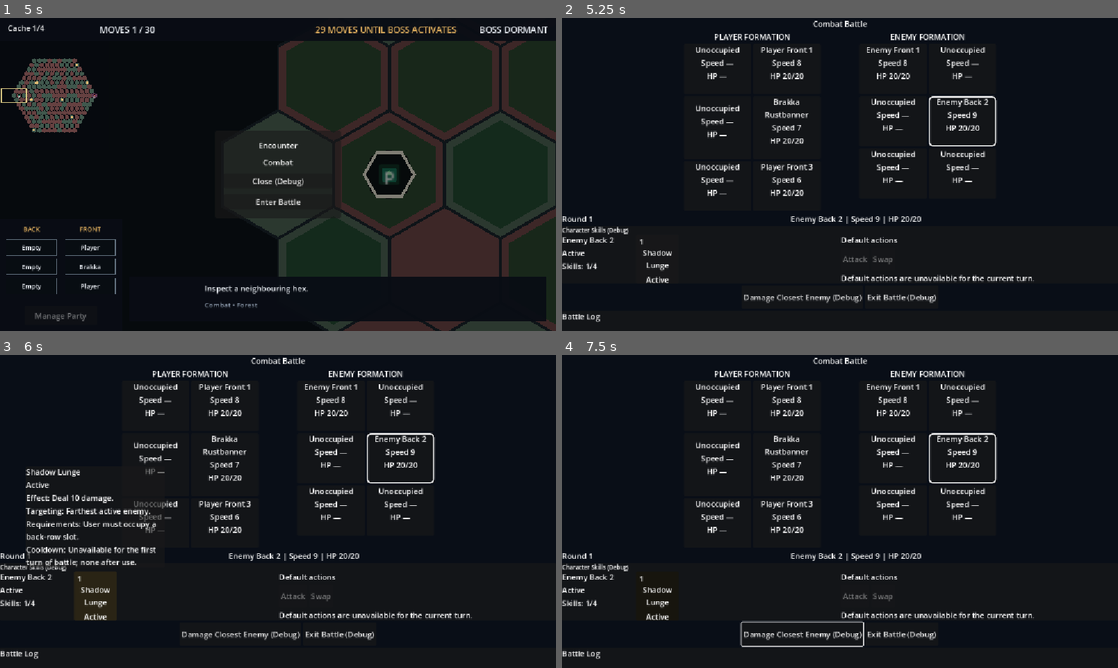
Above: before the commit, frames 1-4 (two rows, left to right).
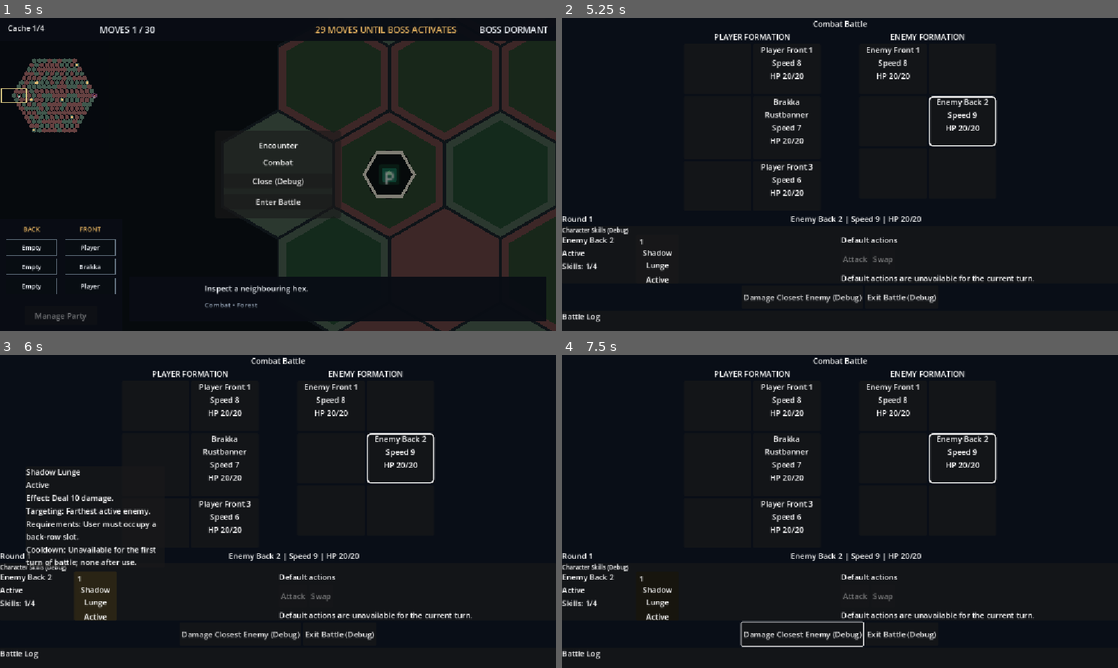
Above: after the commit, the same moments.

Repository: Poostaq/two-dimensional-experiment
Game: Godot game, scene res://Scenes/world_run_start.tscn
Two runs of this game, one before a commit and one after it. Both use one fixed random seed, a clock stepped at 60 frames per second and the inputs below. The engine's default icon, where the game draws it, is replaced by a stand-in: a white triangle on a blue panel in a dark square.
Inputs (mouse positions are in pixels of both pictures, inside the frame that each line leads up to):
- Up to frame 1 (5 s): click "START NEW RUN" at 0.5 s; click (278, 246) at 1.27 s; type "12" at 1.35 s; click "Begin" at 2 s; click "Manage Party" at 2.75 s; click "Return to Map" at 3.5 s; tap Enter at 4.25, 4.35 s; move the mouse to (400, 158) at 4.27 s; hold Right from 4.28 s (still down); click (400, 158) at 4.42 s; tap Space at 4.52 s
- Up to frame 2 (5.25 s): release Right at 5 s; click "Enter Battle" at 5 s
- Up to frame 3 (6 s): click "1" at 5.75 s
- Up to frame 4 (7.5 s): tap Space at 6.5 s; drag from (728, 527) to (812, 574) at 6.52 s; tap Enter at 7.25 s; move the mouse to (895, 442) at 7.27 s; hold Right from 7.28 s (still down); tap Backspace at 7.35 s; click (895, 442) at 7.42 s

Frame 1 is identical in both runs. In frame 2, 1.4% of the frame differs, in the area x 24-77%, y 8-57%; in frame 3, 1.3%; in frame 4, 1.4%.

Commit message:
Changed the empty slot behaviour

Diff:
--- a/Scenes/battle_arena.tscn
+++ b/Scenes/battle_arena.tscn
@@ -69,7 +69,6 @@
 [node name="Slot3" type="PanelContainer" parent="Margin/VBox/Formations/PlayerSide/PlayerFormation" unique_id=1803951279]
 custom_minimum_size = Vector2(140, 80)
 layout_mode = 2
-tooltip_text = "Player Slot 4"
 
 [node name="UnitInfo" type="VBoxContainer" parent="Margin/VBox/Formations/PlayerSide/PlayerFormation/Slot3" unique_id=701319009]
 layout_mode = 2
@@ -78,168 +77,157 @@
 
 [node name="UnitNameLabel" type="Label" parent="Margin/VBox/Formations/PlayerSide/PlayerFormation/Slot3/UnitInfo" unique_id=1766508917]
 layout_mode = 2
+horizontal_alignment = 1
+autowrap_mode = 2
+
+[node name="SpeedLabel" type="Label" parent="Margin/VBox/Formations/PlayerSide/PlayerFormation/Slot3/UnitInfo" unique_id=1357581283]
+layout_mode = 2
+horizontal_alignment = 1
+
+[node name="HealthLabel" type="Label" parent="Margin/VBox/Formations/PlayerSide/PlayerFormation/Slot3/UnitInfo" unique_id=1890354288]
+layout_mode = 2
+horizontal_alignment = 1
+
+[node name="DamageFeedbackLabel" type="Label" parent="Margin/VBox/Formations/PlayerSide/PlayerFormation/Slot3/UnitInfo" unique_id=1728167827]
+modulate = Color(1, 0.35, 0.35, 1)
+layout_mode = 2
+horizontal_alignment = 1
+
+[node name="TargetIndicatorOverlay" type="Panel" parent="Margin/VBox/Formations/PlayerSide/PlayerFormation/Slot3" unique_id=1522365209]
+visible = false
+z_index = 10
+layout_mode = 2
+mouse_filter = 2
+
+[node name="Slot0" type="PanelContainer" parent="Margin/VBox/Formations/PlayerSide/PlayerFormation" unique_id=1036836558]
+custom_minimum_size = Vector2(140, 80)
+layout_mode = 2
+
+[node name="UnitInfo" type="VBoxContainer" parent="Margin/VBox/Formations/PlayerSide/PlayerFormation/Slot0" unique_id=1336176730]
+layout_mode = 2
+mouse_filter = 2
+alignment = 1
+
+[node name="UnitNameLabel" type="Label" parent="Margin/VBox/Formations/PlayerSide/PlayerFormation/Slot0/UnitInfo" unique_id=962174858]
+layout_mode = 2
+horizontal_alignment = 1
+autowrap_mode = 2
+
+[node name="SpeedLabel" type="Label" parent="Margin/VBox/Formations/PlayerSide/PlayerFormation/Slot0/UnitInfo" unique_id=754939996]
+layout_mode = 2
+horizontal_alignment = 1
+
+[node name="HealthLabel" type="Label" parent="Margin/VBox/Formations/PlayerSide/PlayerFormation/Slot0/UnitInfo" unique_id=1593389282]
+layout_mode = 2
+horizontal_alignment = 1
+
+[node name="DamageFeedbackLabel" type="Label" parent="Margin/VBox/Formations/PlayerSide/PlayerFormation/Slot0/UnitInfo" unique_id=534229818]
+modulate = Color(1, 0.35, 0.35, 1)
+layout_mode = 2
+horizontal_alignment = 1
+
+[node name="TargetIndicatorOverlay" type="Panel" parent="Margin/VBox/Formations/PlayerSide/PlayerFormation/Slot0" unique_id=1761663776]
+visible = false
+z_index = 10
+layout_mode = 2
+mouse_filter = 2
+
+[node name="Slot4" type="PanelContainer" parent="Margin/VBox/Formations/PlayerSide/PlayerFormation" unique_id=1322027728]
+custom_minimum_size = Vector2(140, 80)
+layout_mode = 2
+tooltip_text = "Player Slot 5"
+
+[node name="UnitInfo" type="VBoxContainer" parent="Margin/VBox/Formations/PlayerSide/PlayerFormation/Slot4" unique_id=2142926801]
+layout_mode = 2
+mouse_filter = 2
+alignment = 1
+
+[node name="UnitNameLabel" type="Label" parent="Margin/VBox/Formations/PlayerSide/PlayerFormation/Slot4/UnitInfo" unique_id=1856227809]
+layout_mode = 2
 text = "Unoccupied"
 horizontal_alignment = 1
 autowrap_mode = 2
 
-[node name="SpeedLabel" type="Label" parent="Margin/VBox/Formations/PlayerSide/PlayerFormation/Slot3/UnitInfo" unique_id=1357581283]
+[node name="SpeedLabel" type="Label" parent="Margin/VBox/Formations/PlayerSide/PlayerFormation/Slot4/UnitInfo" unique_id=307800924]
 layout_mode = 2
 text = "Speed —"
 horizontal_alignment = 1
 
-[node name="HealthLabel" type="Label" parent="Margin/VBox/Formations/PlayerSide/PlayerFormation/Slot3/UnitInfo" unique_id=1890354288]
+[node name="HealthLabel" type="Label" parent="Margin/VBox/Formations/PlayerSide/PlayerFormation/Slot4/UnitInfo" unique_id=504795311]
 layout_mode = 2
 text = "HP 20/20"
 horizontal_alignment = 1
 
-[node name="DamageFeedbackLabel" type="Label" parent="Margin/VBox/Formations/PlayerSide/PlayerFormation/Slot3/UnitInfo" unique_id=1728167827]
-modulate = Color(1, 0.35, 0.35, 1)
-layout_mode = 2
-horizontal_alignment = 1
-
-[node name="TargetIndicatorOverlay" type="Panel" parent="Margin/VBox/Formations/PlayerSide/PlayerFormation/Slot3" unique_id=1522365209]
-visible = false
-z_index = 10
-layout_mode = 2
-mouse_filter = 2
-
-[node name="Slot0" type="PanelContainer" parent="Margin/VBox/Formations/PlayerSide/PlayerFormation" unique_id=1036836558]
-custom_minimum_size = Vector2(140, 80)
-layout_mode = 2
-tooltip_text = "Player Slot 1"
-
-[node name="UnitInfo" type="VBoxContainer" parent="Margin/VBox/Formations/PlayerSide/PlayerFormation/Slot0" unique_id=1336176730]
-layout_mode = 2
-mouse_filter = 2
-alignment = 1
-
-[node name="UnitNameLabel" type="Label" parent="Margin/VBox/Formations/PlayerSide/PlayerFormation/Slot0/UnitInfo" unique_id=962174858]
+[node name="DamageFeedbackLabel" type="Label" parent="Margin/VBox/Formations/PlayerSide/PlayerFormation/Slot4/UnitInfo" unique_id=1448653195]
+modulate = Color(1, 0.35, 0.35, 1)
+layout_mode = 2
+horizontal_alignment = 1
+
+[node name="TargetIndicatorOverlay" type="Panel" parent="Margin/VBox/Formations/PlayerSide/PlayerFormation/Slot4" unique_id=1660369941]
+visible = false
+z_index = 10
+layout_mode = 2
+mouse_filter = 2
+
+[node name="Slot1" type="PanelContainer" parent="Margin/VBox/Formations/PlayerSide/PlayerFormation" unique_id=1949479684]
+custom_minimum_size = Vector2(140, 80)
+layout_mode = 2
+
+[node name="UnitInfo" type="VBoxContainer" parent="Margin/VBox/Formations/PlayerSide/PlayerFormation/Slot1" unique_id=644477328]
+layout_mode = 2
+mouse_filter = 2
+alignment = 1
+
+[node name="UnitNameLabel" type="Label" parent="Margin/VBox/Formations/PlayerSide/PlayerFormation/Slot1/UnitInfo" unique_id=1953318080]
+layout_mode = 2
+horizontal_alignment = 1
+autowrap_mode = 2
+
+[node name="SpeedLabel" type="Label" parent="Margin/VBox/Formations/PlayerSide/PlayerFormation/Slot1/UnitInfo" unique_id=1140856070]
+layout_mode = 2
+horizontal_alignment = 1
+
+[node name="HealthLabel" type="Label" parent="Margin/VBox/Formations/PlayerSide/PlayerFormation/Slot1/UnitInfo" unique_id=171660716]
+layout_mode = 2
+horizontal_alignment = 1
+
+[node name="DamageFeedbackLabel" type="Label" parent="Margin/VBox/Formations/PlayerSide/PlayerFormation/Slot1/UnitInfo" unique_id=2092747014]
+modulate = Color(1, 0.35, 0.35, 1)
+layout_mode = 2
+horizontal_alignment = 1
+
+[node name="TargetIndicatorOverlay" type="Panel" parent="Margin/VBox/Formations/PlayerSide/PlayerFormation/Slot1" unique_id=827143908]
+visible = false
+z_index = 10
+layout_mode = 2
+mouse_filter = 2
+
+[node name="Slot5" type="PanelContainer" parent="Margin/VBox/Formations/PlayerSide/PlayerFormation" unique_id=1715924655]
+custom_minimum_size = Vector2(140, 80)
+layout_mode = 2
+tooltip_text = "Player Slot 6"
+
+[node name="UnitInfo" type="VBoxContainer" parent="Margin/VBox/Formations/PlayerSide/PlayerFormation/Slot5" unique_id=1466590877]
+layout_mode = 2
+mouse_filter = 2
+alignment = 1
+
+[node name="UnitNameLabel" type="Label" parent="Margin/VBox/Formations/PlayerSide/PlayerFormation/Slot5/UnitInfo" unique_id=1986994091]
 layout_mode = 2
 text = "Unoccupied"
 horizontal_alignment = 1
 autowrap_mode = 2
 
-[node name="SpeedLabel" type="Label" parent="Margin/VBox/Formations/PlayerSide/PlayerFormation/Slot0/UnitInfo" unique_id=754939996]
+[node name="SpeedLabel" type="Label" parent="Margin/VBox/Formations/PlayerSide/PlayerFormation/Slot5/UnitInfo" unique_id=1827802909]
 layout_mode = 2
 text = "Speed —"
 horizontal_alignment = 1
 
-[node name="HealthLabel" type="Label" parent="Margin/VBox/Formations/PlayerSide/PlayerFormation/Slot0/UnitInfo" unique_id=1593389282]
+[node name="HealthLabel" type="Label" parent="Margin/VBox/Formations/PlayerSide/PlayerFormation/Slot5/UnitInfo" unique_id=253754040]
 layout_mode = 2
 text = "HP 20/20"
 horizontal_alignment = 1
 
-[node name="DamageFeedbackLabel" type="Label" parent="Margin/VBox/Formations/PlayerSide/PlayerFormation/Slot0/UnitInfo" unique_id=534229818]
-modulate = Color(1, 0.35, 0.35, 1)
-layout_mode = 2
-horizontal_alignment = 1
-
-[node name="TargetIndicatorOverlay" type="Panel" parent="Margin/VBox/Formations/PlayerSide/PlayerFormation/Slot0" unique_id=1761663776]
-visible = false
-z_index = 10
-layout_mode = 2
-mouse_filter = 2
-
-[node name="Slot4" type="PanelContainer" parent="Margin/VBox/Formations/PlayerSide/PlayerFormation" unique_id=1322027728]
-custom_minimum_size = Vector2(140, 80)
-layout_mode = 2
-tooltip_text = "Player Slot 5"
-
-[node name="UnitInfo" type="VBoxContainer" parent="Margin/VBox/Formations/PlayerSide/PlayerFormation/Slot4" unique_id=2142926801]
-layout_mode = 2
-mouse_filter = 2
-alignment = 1
-
-[node name="UnitNameLabel" type="Label" parent="Margin/VBox/Formations/PlayerSide/PlayerFormation/Slot4/UnitInfo" unique_id=1856227809]
-layout_mode = 2
-text = "Unoccupied"
-horizontal_alignment = 1
-autowrap_mode = 2
-
-[node name="SpeedLabel" type="Label" parent="Margin/VBox/Formations/PlayerSide/PlayerFormation/Slot4/UnitInfo" unique_id=307800924]
-layout_mode = 2
-text = "Speed —"
-horizontal_alignment = 1
-
-[node name="HealthLabel" type="Label" parent="Margin/VBox/Formations/PlayerSide/PlayerFormation/Slot4/UnitInfo" unique_id=504795311]
-layout_mode = 2
-text = "HP 20/20"
-horizontal_alignment = 1
-
-[node name="DamageFeedbackLabel" type="Label" parent="Margin/VBox/Formations/PlayerSide/PlayerFormation/Slot4/UnitInfo" unique_id=1448653195]
-modulate = Color(1, 0.35, 0.35, 1)
-layout_mode = 2
-horizontal_alignment = 1
-
-[node name="TargetIndicatorOverlay" type="Panel" parent="Margin/VBox/Formations/PlayerSide/PlayerFormation/Slot4" unique_id=1660369941]
-visible = false
-z_index = 10
-layout_mode = 2
-mouse_filter = 2
-
-[node name="Slot1" type="PanelContainer" parent="Margin/VBox/Formations/PlayerSide/PlayerFormation" unique_id=1949479684]
-custom_minimum_size = Vector2(140, 80)
-layout_mode = 2
-tooltip_text = "Player Slot 2"
-
-[node name="UnitInfo" type="VBoxContainer" parent="Margin/VBox/Formations/PlayerSide/PlayerFormation/Slot1" unique_id=644477328]
-layout_mode = 2
-mouse_filter = 2
-alignment = 1
-
-[node name="UnitNameLabel" type="Label" parent="Margin/VBox/Formations/PlayerSide/PlayerFormation/Slot1/UnitInfo" unique_id=1953318080]
-layout_mode = 2
-text = "Unoccupied"
-horizontal_alignment = 1
-autowrap_mode = 2
-
-[node name="SpeedLabel" type="Label" parent="Margin/VBox/Formations/PlayerSide/PlayerFormation/Slot1/UnitInfo" unique_id=1140856070]
-layout_mode = 2
-text = "Speed —"
-horizontal_alignment = 1
-
-[node name="HealthLabel" type="Label" parent="Margin/VBox/Formations/PlayerSide/PlayerFormation/Slot1/UnitInfo" unique_id=171660716]
-layout_mode = 2
-text = "HP 20/20"
-horizontal_alignment = 1
-
-[node name="DamageFeedbackLabel" type="Label" parent="Margin/VBox/Formations/PlayerSide/PlayerFormation/Slot1/UnitInfo" unique_id=2092747014]
-modulate = Color(1, 0.35, 0.35, 1)
-layout_mode = 2
-horizontal_alignment = 1
-
-[node name="TargetIndicatorOverlay" type="Panel" parent="Margin/VBox/Formations/PlayerSide/PlayerFormation/Slot1" unique_id=827143908]
-visible = false
-z_index = 10
-layout_mode = 2
-mouse_filter = 2
-
-[node name="Slot5" type="PanelContainer" parent="Margin/VBox/Formations/PlayerSide/PlayerFormation" unique_id=1715924655]
-custom_minimum_size = Vector2(140, 80)
-layout_mode = 2
-tooltip_text = "Player Slot 6"
-
-[node name="UnitInfo" type="VBoxContainer" parent="Margin/VBox/Formations/PlayerSide/PlayerFormation/Slot5" unique_id=1466590877]
-layout_mode = 2
-mouse_filter = 2
-alignment = 1
-
-[node name="UnitNameLabel" type="Label" parent="Margin/VBox/Formations/PlayerSide/PlayerFormation/Slot5/UnitInfo" unique_id=1986994091]
-layout_mode = 2
-text = "Unoccupied"
-horizontal_alignment = 1
-autowrap_mode = 2
-
-[node name="SpeedLabel" type="Label" parent="Margin/VBox/Formations/PlayerSide/PlayerFormation/Slot5/UnitInfo" unique_id=1827802909]
-layout_mode = 2
-text = "Speed —"
-horizontal_alignment = 1
-
-[node name="HealthLabel" type="Label" parent="Margin/VBox/Formations/PlayerSide/PlayerFormation/Slot5/UnitInfo" unique_id=253754040]
-layout_mode = 2
-text = "HP 20/20"
-horizontal_alignment = 1
-
 [node name="DamageFeedbackLabel" type="Label" parent="Margin/VBox/Formations/PlayerSide/PlayerFormation/Slot5/UnitInfo" unique_id=33617487]
 modulate = Color(1, 0.35, 0.35, 1)
 layout_mode = 2
@@ -254,7 +242,6 @@
 [node name="Slot2" type="PanelContainer" parent="Margin/VBox/Formations/PlayerSide/PlayerFormation" unique_id=1507983800]
 custom_minimum_size = Vector2(140, 80)
 layout_mode = 2
-tooltip_text = "Player Slot 3"
 
 [node name="UnitInfo" type="VBoxContainer" parent="Margin/VBox/Formations/PlayerSide/PlayerFormation/Slot2" unique_id=1083569633]
 layout_mode = 2
@@ -263,18 +250,15 @@
 
 [node name="UnitNameLabel" type="Label" parent="Margin/VBox/Formations/PlayerSide/PlayerFormation/Slot2/UnitInfo" unique_id=505473094]
 layout_mode = 2
-text = "Unoccupied"
 horizontal_alignment = 1
 autowrap_mode = 2
 
 [node name="SpeedLabel" type="Label" parent="Margin/VBox/Formations/PlayerSide/PlayerFormation/Slot2/UnitInfo" unique_id=162289544]
 layout_mode = 2
-text = "Speed —"
 horizontal_alignment = 1
 
 [node name="HealthLabel" type="Label" parent="Margin/VBox/Formations/PlayerSide/PlayerFormation/Slot2/UnitInfo" unique_id=449514963]
 layout_mode = 2
-text = "HP 20/20"
 horizontal_alignment = 1
 
 [node name="DamageFeedbackLabel" type="Label" parent="Margin/VBox/Formations/PlayerSide/PlayerFormation/Slot2/UnitInfo" unique_id=465003279]
@@ -308,7 +292,6 @@
 [node name="Slot0" type="PanelContainer" parent="Margin/VBox/Formations/EnemySide/EnemyFormation" unique_id=289527322]
 custom_minimum_size = Vector2(140, 80)
 layout_mode = 2
-tooltip_text = "Enemy Slot 1"
 
 [node name="UnitInfo" type="VBoxContainer" parent="Margin/VBox/Formations/EnemySide/EnemyFormation/Slot0" unique_id=334592560]
 layout_mode = 2
@@ -317,131 +300,120 @@
 
 [node name="UnitNameLabel" type="Label" parent="Margin/VBox/Formations/EnemySide/EnemyFormation/Slot0/UnitInfo" unique_id=892941584]
 layout_mode = 2
+horizontal_alignment = 1
+autowrap_mode = 2
+
+[node name="SpeedLabel" type="Label" parent="Margin/VBox/Formations/EnemySide/EnemyFormation/Slot0/UnitInfo" unique_id=1773965998]
+layout_mode = 2
+horizontal_alignment = 1
+
+[node name="HealthLabel" type="Label" parent="Margin/VBox/Formations/EnemySide/EnemyFormation/Slot0/UnitInfo" unique_id=290702569]
+layout_mode = 2
+horizontal_alignment = 1
+
+[node name="DamageFeedbackLabel" type="Label" parent="Margin/VBox/Formations/EnemySide/EnemyFormation/Slot0/UnitInfo" unique_id=760743158]
+modulate = Color(1, 0.35, 0.35, 1)
+layout_mode = 2
+horizontal_alignment = 1
+
+[node name="TargetIndicatorOverlay" type="Panel" parent="Margin/VBox/Formations/EnemySide/EnemyFormation/Slot0" unique_id=939177655]
+visible = false
+z_index = 10
+layout_mode = 2
+mouse_filter = 2
+
+[node name="Slot3" type="PanelContainer" parent="Margin/VBox/Formations/EnemySide/EnemyFormation" unique_id=1444131745]
+custom_minimum_size = Vector2(140, 80)
+layout_mode = 2
+
+[node name="UnitInfo" type="VBoxContainer" parent="Margin/VBox/Formations/EnemySide/EnemyFormation/Slot3" unique_id=380301555]
+layout_mode = 2
+mouse_filter = 2
+alignment = 1
+
+[node name="UnitNameLabel" type="Label" parent="Margin/VBox/Formations/EnemySide/EnemyFormation/Slot3/UnitInfo" unique_id=431740243]
+layout_mode = 2
+horizontal_alignment = 1
+autowrap_mode = 2
+
+[node name="SpeedLabel" type="Label" parent="Margin/VBox/Formations/EnemySide/EnemyFormation/Slot3/UnitInfo" unique_id=953065540]
+layout_mode = 2
+horizontal_alignment = 1
+
+[node name="HealthLabel" type="Label" parent="Margin/VBox/Formations/EnemySide/EnemyFormation/Slot3/UnitInfo" unique_id=509962586]
+layout_mode = 2
+horizontal_alignment = 1
+
+[node name="DamageFeedbackLabel" type="Label" parent="Margin/VBox/Formations/EnemySide/EnemyFormation/Slot3/UnitInfo" unique_id=659585809]
+modulate = Color(1, 0.35, 0.35, 1)
+layout_mode = 2
+horizontal_alignment = 1
+
+[node name="TargetIndicatorOverlay" type="Panel" parent="Margin/VBox/Formations/EnemySide/EnemyFormation/Slot3" unique_id=1786855970]
+visible = false
+z_index = 10
+layout_mode = 2
+mouse_filter = 2
+
+[node name="Slot1" type="PanelContainer" parent="Margin/VBox/Formations/EnemySide/EnemyFormation" unique_id=1388062701]
+custom_minimum_size = Vector2(140, 80)
+layout_mode = 2
+
+[node name="UnitInfo" type="VBoxContainer" parent="Margin/VBox/Formations/EnemySide/EnemyFormation/Slot1" unique_id=1776391952]
+layout_mode = 2
+mouse_filter = 2
+alignment = 1
+
+[node name="UnitNameLabel" type="Label" parent="Margin/VBox/Formations/EnemySide/EnemyFormation/Slot1/UnitInfo" unique_id=71340744]
+layout_mode = 2
+horizontal_alignment = 1
+autowrap_mode = 2
+
+[node name="SpeedLabel" type="Label" parent="Margin/VBox/Formations/EnemySide/EnemyFormation/Slot1/UnitInfo" unique_id=1109683471]
+layout_mode = 2
+horizontal_alignment = 1
+
+[node name="HealthLabel" type="Label" parent="Margin/VBox/Formations/EnemySide/EnemyFormation/Slot1/UnitInfo" unique_id=2111810432]
+layout_mode = 2
+horizontal_alignment = 1
+
+[node name="DamageFeedbackLabel" type="Label" parent="Margin/VBox/Formations/EnemySide/EnemyFormation/Slot1/UnitInfo" unique_id=221493159]
+modulate = Color(1, 0.35, 0.35, 1)
+layout_mode = 2
+horizontal_alignment = 1
+
+[node name="TargetIndicatorOverlay" type="Panel" parent="Margin/VBox/Formations/EnemySide/EnemyFormation/Slot1" unique_id=604350600]
+visible = false
+z_index = 10
+layout_mode = 2
+mouse_filter = 2
+
+[node name="Slot4" type="PanelContainer" parent="Margin/VBox/Formations/EnemySide/EnemyFormation" unique_id=1898023519]
+custom_minimum_size = Vector2(140, 80)
+layout_mode = 2
+tooltip_text = "Enemy Slot 5"
+
+[node name="UnitInfo" type="VBoxContainer" parent="Margin/VBox/Formations/EnemySide/EnemyFormation/Slot4" unique_id=294158884]
+layout_mode = 2
+mouse_filter = 2
+alignment = 1
+
+[node name="UnitNameLabel" type="Label" parent="Margin/VBox/Formations/EnemySide/EnemyFormation/Slot4/UnitInfo" unique_id=1907956622]
+layout_mode = 2
 text = "Unoccupied"
 horizontal_alignment = 1
 autowrap_mode = 2
 
-[node name="SpeedLabel" type="Label" parent="Margin/VBox/Formations/EnemySide/EnemyFormation/Slot0/UnitInfo" unique_id=1773965998]
+[node name="SpeedLabel" type="Label" parent="Margin/VBox/Formations/EnemySide/EnemyFormation/Slot4/UnitInfo" unique_id=383984490]
 layout_mode = 2
 text = "Speed —"
 horizontal_alignment = 1
 
-[node name="HealthLabel" type="Label" parent="Margin/VBox/Formations/EnemySide/EnemyFormation/Slot0/UnitInfo" unique_id=290702569]
+[node name="HealthLabel" type="Label" parent="Margin/VBox/Formations/EnemySide/EnemyFormation/Slot4/UnitInfo" unique_id=329295215]
 layout_mode = 2
 text = "HP 20/20"
 horizontal_alignment = 1
 
-[node name="DamageFeedbackLabel" type="Label" parent="Margin/VBox/Formations/EnemySide/EnemyFormation/Slot0/UnitInfo" unique_id=760743158]
-modulate = Color(1, 0.35, 0.35, 1)
-layout_mode = 2
-horizontal_alignment = 1
-
-[node name="TargetIndicatorOverlay" type="Panel" parent="Margin/VBox/Formations/EnemySide/EnemyFormation/Slot0" unique_id=939177655]
-visible = false
-z_index = 10
-layout_mode = 2
-mouse_filter = 2
-
-[node name="Slot3" type="PanelContainer" parent="Margin/VBox/Formations/EnemySide/EnemyFormation" unique_id=1444131745]
-custom_minimum_size = Vector2(140, 80)
-layout_mode = 2
-tooltip_text = "Enemy Slot 4"
-
-[node name="UnitInfo" type="VBoxContainer" parent="Margin/VBox/Formations/EnemySide/EnemyFormation/Slot3" unique_id=380301555]
-layout_mode = 2
-mouse_filter = 2
-alignment = 1
-
-[node name="UnitNameLabel" type="Label" parent="Margin/VBox/Formations/EnemySide/EnemyFormation/Slot3/UnitInfo" unique_id=431740243]
-layout_mode = 2
-text = "Unoccupied"
-horizontal_alignment = 1
-autowrap_mode = 2
-
-[node name="SpeedLabel" type="Label" parent="Margin/VBox/Formations/EnemySide/EnemyFormation/Slot3/UnitInfo" unique_id=953065540]
-layout_mode = 2
-text = "Speed —"
-horizontal_alignment = 1
-
-[node name="HealthLabel" type="Label" parent="Margin/VBox/Formations/EnemySide/EnemyFormation/Slot3/UnitInfo" unique_id=509962586]
-layout_mode = 2
-text = "HP 20/20"
-horizontal_alignment = 1
-
-[node name="DamageFeedbackLabel" type="Label" parent="Margin/VBox/Formations/EnemySide/EnemyFormation/Slot3/UnitInfo" unique_id=659585809]
-modulate = Color(1, 0.35, 0.35, 1)
-layout_mode = 2
-horizontal_alignment = 1
-
-[node name="TargetIndicatorOverlay" type="Panel" parent="Margin/VBox/Formations/EnemySide/EnemyFormation/Slot3" unique_id=1786855970]
-visible = false
-z_index = 10
-layout_mode = 2
-mouse_filter = 2
-
-[node name="Slot1" type="PanelContainer" parent="Margin/VBox/Formations/EnemySide/EnemyFormation" unique_id=1388062701]
-custom_minimum_size = Vector2(140, 80)
-layout_mode = 2
-tooltip_text = "Enemy Slot 2"
-
-[node name="UnitInfo" type="VBoxContainer" parent="Margin/VBox/Formations/EnemySide/EnemyFormation/Slot1" unique_id=1776391952]
-layout_mode = 2
-mouse_filter = 2
-alignment = 1
-
-[node name="UnitNameLabel" type="Label" parent="Margin/VBox/Formations/EnemySide/EnemyFormation/Slot1/UnitInfo" unique_id=71340744]
-layout_mode = 2
-text = "Unoccupied"
-horizontal_alignment = 1
-autowrap_mode = 2
-
-[node name="SpeedLabel" type="Label" parent="Margin/VBox/Formations/EnemySide/EnemyFormation/Slot1/UnitInfo" unique_id=1109683471]
-layout_mode = 2
-text = "Speed —"
-horizontal_alignment = 1
-
-[node name="HealthLabel" type="Label" parent="Margin/VBox/Formations/EnemySide/EnemyFormation/Slot1/UnitInfo" unique_id=2111810432]
-layout_mode = 2
-text = "HP 20/20"
-horizontal_alignment = 1
-
-[node name="DamageFeedbackLabel" type="Label" parent="Margin/VBox/Formations/EnemySide/EnemyFormation/Slot1/UnitInfo" unique_id=221493159]
-modulate = Color(1, 0.35, 0.35, 1)
-layout_mode = 2
-horizontal_alignment = 1
-
-[node name="TargetIndicatorOverlay" type="Panel" parent="Margin/VBox/Formations/EnemySide/EnemyFormation/Slot1" unique_id=604350600]
-visible = false
-z_index = 10
-layout_mode = 2
-mouse_filter = 2
-
-[node name="Slot4" type="PanelContainer" parent="Margin/VBox/Formations/EnemySide/EnemyFormation" unique_id=1898023519]
-custom_minimum_size = Vector2(140, 80)
-layout_mode = 2
-tooltip_text = "Enemy Slot 5"
-
-[node name="UnitInfo" type="VBoxContainer" parent="Margin/VBox/Formations/EnemySide/EnemyFormation/Slot4" unique_id=294158884]
-layout_mode = 2
-mouse_filter = 2
-alignment = 1
-
-[node name="UnitNameLabel" type="Label" parent="Margin/VBox/Formations/EnemySide/EnemyFormation/Slot4/UnitInfo" unique_id=1907956622]
-layout_mode = 2
-text = "Unoccupied"
-horizontal_alignment = 1
-autowrap_mode = 2
-
-[node name="SpeedLabel" type="Label" parent="Margin/VBox/Formations/EnemySide/EnemyFormation/Slot4/UnitInfo" unique_id=383984490]
-layout_mode = 2
-text = "Speed —"
-horizontal_alignment = 1
-
-[node name="HealthLabel" type="Label" parent="Margin/VBox/Formations/EnemySide/EnemyFormation/Slot4/UnitInfo" unique_id=329295215]
-layout_mode = 2
-text = "HP 20/20"
-horizontal_alignment = 1
-
 [node name="DamageFeedbackLabel" type="Label" parent="Margin/VBox/Formations/EnemySide/EnemyFormation/Slot4/UnitInfo" unique_id=1116559830]
 modulate = Color(1, 0.35, 0.35, 1)
 layout_mode = 2
@@ -456,7 +428,6 @@
 [node name="Slot2" type="PanelContainer" parent="Margin/VBox/Formations/EnemySide/EnemyFormation" unique_id=1830338772]
 custom_minimum_size = Vector2(140, 80)
 layout_mode = 2
-tooltip_text = "Enemy Slot 3"
 
 [node name="UnitInfo" type="VBoxContainer" parent="Margin/VBox/Formations/EnemySide/EnemyFormation/Slot2" unique_id=835427600]
 layout_mode = 2
@@ -465,18 +436,15 @@
 
 [node name="UnitNameLabel" type="Label" parent="Margin/VBox/Formations/EnemySide/EnemyFormation/Slot2/UnitInfo" unique_id=1170714062]
 layout_mode = 2
-text = "Unoccupied"
 horizontal_alignment = 1
 autowrap_mode = 2
 
 [node name="SpeedLabel" type="Label" parent="Margin/VBox/Formations/EnemySide/EnemyFormation/Slot2/UnitInfo" unique_id=608055118]
 layout_mode = 2
-text = "Speed —"
 horizontal_alignment = 1
 
 [node name="HealthLabel" type="Label" parent="Margin/VBox/Formations/EnemySide/EnemyFormation/Slot2/UnitInfo" unique_id=1051852427]
 layout_mode = 2
-text = "HP 20/20"
 horizontal_alignment = 1
 
 [node name="DamageFeedbackLabel" type="Label" parent="Margin/VBox/Formations/EnemySide/EnemyFormation/Slot2/UnitInfo" unique_id=280580102]
--- a/Scripts/Battle/battle_arena.gd
+++ b/Scripts/Battle/battle_arena.gd
@@ -2058,9 +2058,9 @@
 		var name_label := slot.get_node("UnitInfo/UnitNameLabel") as Label
 		var speed_label := slot.get_node("UnitInfo/SpeedLabel") as Label
 		var health_label := slot.get_node("UnitInfo/HealthLabel") as Label
-		name_label.text = "Unoccupied"
-		speed_label.text = "Speed —"
-		health_label.text = "HP —"
+		name_label.text = ""
+		speed_label.text = ""
+		health_label.text = ""
 		slot.set_meta("unit_id", &"")
 	for unit: BattleUnitState in _units:
 		if not is_instance_valid(unit):
